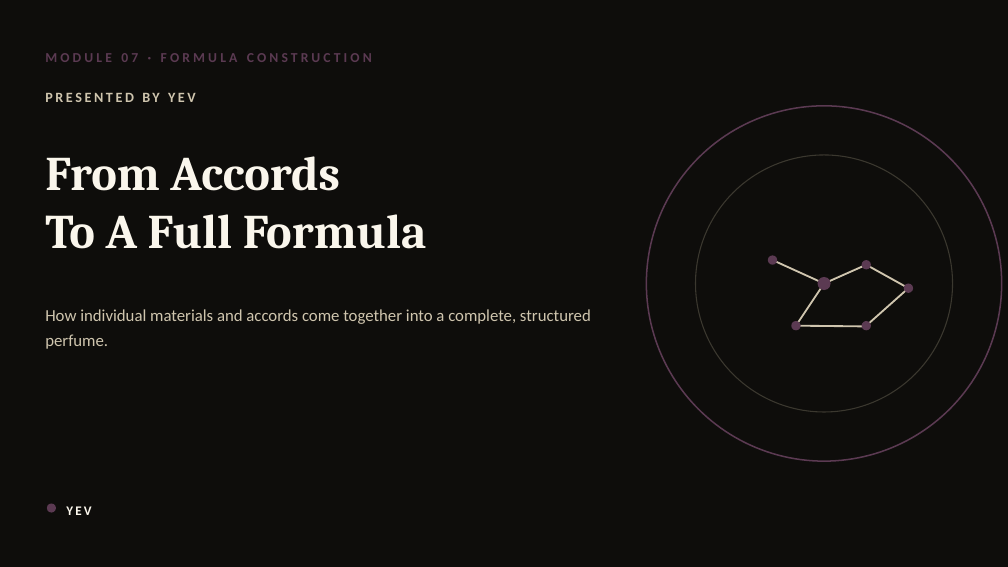
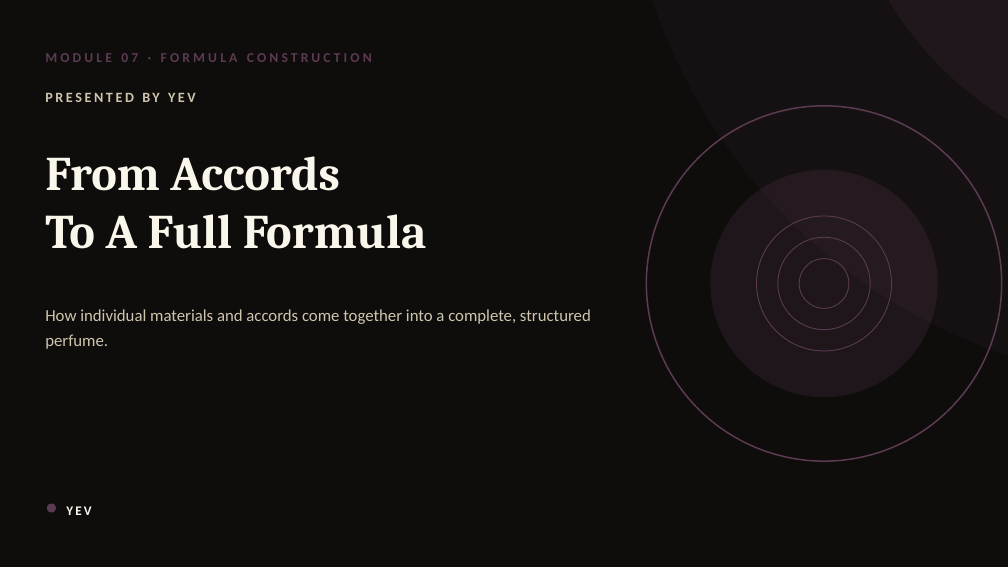
Before and after one commit to yevfumes/yev, a slide deck: slide 84 of course/YEVFUMES_Perfumery_Course.pptx. Drawn at 1008x567 pixels with LibreOffice and Linux fonts; fonts in the diff are those of the drawing. Boxes give left, top, right and bottom in pixels: in the first picture for what was removed or moved away, otherwise in the second. Text is boxed around its words. In the diff, an @@ line names an element or a change of style, - is before the commit and + after.

```diff
--- a/course/YEVFUMES_Perfumery_Course.pptx
+++ b/course/YEVFUMES_Perfumery_Course.pptx
@@ ellipse added at (x1=622, y1=0, x2=1008, y2=386), fill #5B3A52 at 10% opacity @@
@@ ellipse added at (x1=838, y1=0, x2=1008, y2=170), fill #5B3A52 at 16% opacity @@
@@ ellipse resized from (x1=696, y1=155, x2=953, y2=412) to (x1=711, y1=170, x2=938, y2=398) @@
@@ ellipse at (x1=711, y1=170, x2=938, y2=398): fill none to #5B3A52 at 22% opacity; outline #3B382F 1.01 pt to none @@
@@ ellipse added at (x1=757, y1=216, x2=892, y2=352), outline #5B3A52 0.86 pt @@
@@ ellipse added at (x1=778, y1=237, x2=870, y2=330), outline #5B3A52 0.86 pt @@
@@ ellipse removed at (x1=768, y1=256, x2=777, y2=265) @@
@@ line removed from (773, 260) to (824, 284) @@
@@ ellipse resized from (x1=817, y1=277, x2=830, y2=290) to (x1=799, y1=259, x2=849, y2=309) @@
@@ ellipse at (x1=799, y1=259, x2=849, y2=309): fill #5B3A52 to none; outline none to #5B3A52 0.86 pt @@
@@ line removed from (824, 284) to (867, 265) @@
@@ ellipse removed at (x1=862, y1=260, x2=871, y2=269) @@
@@ line removed from (867, 265) to (909, 288) @@
@@ line removed from (796, 326) to (824, 284) @@
@@ line removed from (867, 326) to (909, 288) @@
@@ ellipse removed at (x1=904, y1=284, x2=913, y2=293) @@
@@ ellipse removed at (x1=792, y1=321, x2=801, y2=330) @@
@@ line removed from (796, 326) to (867, 327) @@
@@ ellipse removed at (x1=862, y1=321, x2=871, y2=330) @@
```
Also in this commit, not shown: 134 other slides changed.
